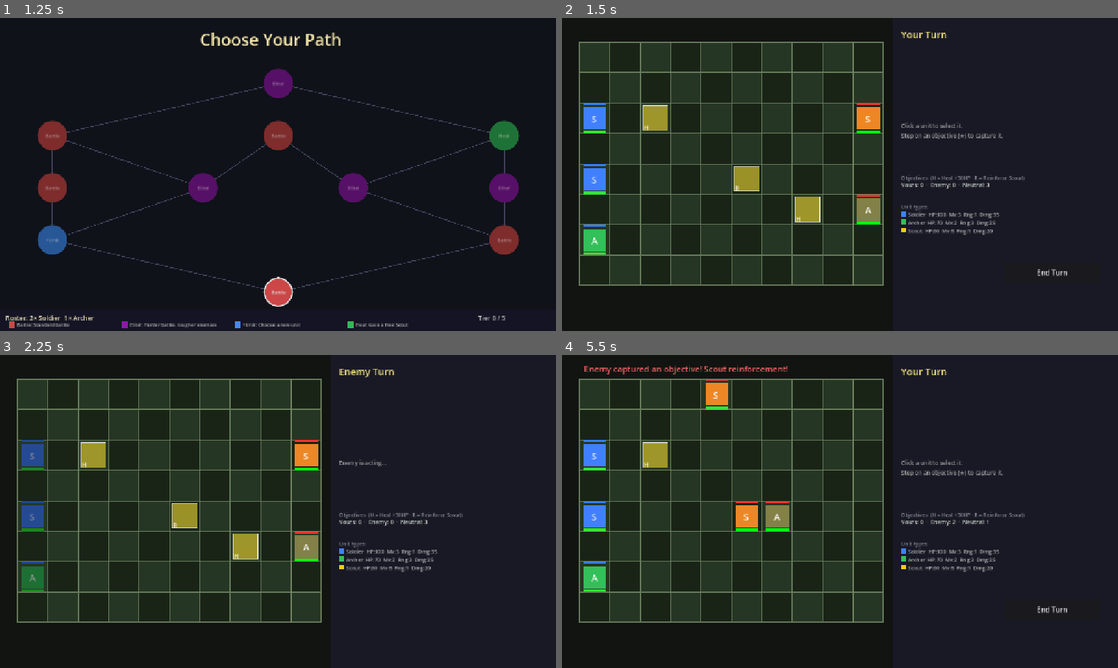
Above: before the commit, frames 1-4 (two rows, left to right).
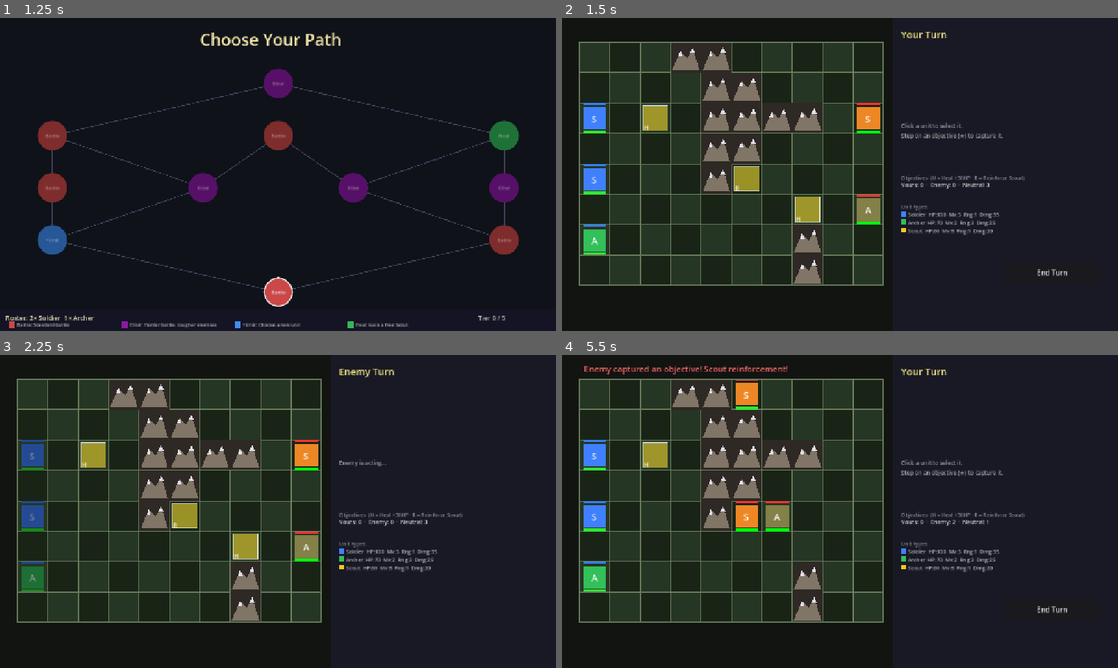
Above: after the commit, the same moments.

Repository: kabuumu/strategy-prototype
Game: Godot game, scene res://src/title/title.tscn
Same seed, same stepped clock (60 frames per second), same inputs: the game is played once before the commit and once after it.
Inputs (mouse positions are in pixels of both pictures, inside the frame that each line leads up to):
- Up to frame 1 (1.25 s): click "New Game" at 0.5 s
- Up to frame 2 (1.5 s): click "Battle" at 1.25 s
- Up to frame 3 (2.25 s): click "End Turn" at 2 s
- Up to frame 4 (5.5 s): move the mouse to (962, 495) at 2.77 s; click (962, 495) at 2.92 s; click "End Turn" at 3.5 s; move the mouse to (728, 527) at 4.27 s; click (728, 527) at 4.42 s; tap Enter at 5 s; move the mouse to (895, 442) at 5.02 s; click (895, 442) at 5.17 s

Frame 1 is identical in both runs. In frame 2, 2.9% of the frame differs, in the area x 19-47%, y 8-85%; in frame 3, 2.9%; in frame 4, 3.4%.

Commit message:
Add mountain terrain that blocks movement in battle
- Procedurally generate 3-5 mountain clusters per battle (seeded from
  tier/elite so terrain is consistent per encounter)
- Mountains placed only in cols 2-7, keeping spawn edges and objectives clear
- Draw mountains as double-peaked silhouettes with snow caps using polygons
- Replace Manhattan-diamond _get_move_cells() with BFS so mountains
  genuinely block paths, not just destination cells

Co-authored-by: Copilot <223556219+Copilot@users.noreply.github.com>

Diff:
--- a/src/battle/battle.gd
+++ b/src/battle/battle.gd
@@ -53,6 +53,11 @@
 var objectives: Array[Dictionary] = []
 
 # ---------------------------------------------------------------------------
+# Terrain — mountain cells block all movement through and onto them
+# ---------------------------------------------------------------------------
+var mountains: Array[Vector2i] = []
+
+# ---------------------------------------------------------------------------
 # UI
 # ---------------------------------------------------------------------------
 var _phase_label:      Label
@@ -66,6 +71,7 @@
 func _ready() -> void:
 	_build_ui()
 	_init_objectives()
+	_generate_terrain()
 	_spawn_units()
 	_update_ui()
 
@@ -80,6 +86,39 @@
 			"owner":    -1,
 			"type":     OBJECTIVE_TYPES[i],
 		})
+
+# ---------------------------------------------------------------------------
+# Terrain generation — deterministic per battle tier/elite flag
+# Mountains are placed in cols 2–7 (clear of spawn edges) in clusters.
+# ---------------------------------------------------------------------------
+func _generate_terrain() -> void:
+	mountains.clear()
+	var rng := RandomNumberGenerator.new()
+	rng.seed = GameManager.pending_battle_tier * 127 + (73 if GameManager.pending_battle_elite else 31)
+
+	# Cells that must stay passable (objectives + initial unit rows)
+	var reserved: Array[Vector2i] = []
+	for obj: Dictionary in objectives:
+		reserved.append(obj["grid_pos"])
+
+	var cluster_count := rng.randi_range(3, 5)
+	for _c in range(cluster_count):
+		var seed_cell := Vector2i(rng.randi_range(2, 7), rng.randi_range(0, GRID_ROWS - 1))
+		if seed_cell not in reserved and seed_cell not in mountains:
+			mountains.append(seed_cell)
+
+		# Grow each cluster 1–3 cells by attaching to existing mountain edges
+		var growth := rng.randi_range(1, 3)
+		for _g in range(growth):
+			var candidates: Array = []
+			for mc: Vector2i in mountains:
+				for dir: Vector2i in [Vector2i(1, 0), Vector2i(-1, 0), Vector2i(0, 1), Vector2i(0, -1)]:
+					var adj := mc + dir
+					if _valid_cell(adj) and adj.x >= 2 and adj.x <= 7 \
+							and adj not in mountains and adj not in reserved:
+						candidates.append(adj)
+			if not candidates.is_empty():
+				mountains.append(candidates[rng.randi() % candidates.size()])
 
 # ---------------------------------------------------------------------------
 # Custom drawing — grid tiles + objective highlights
@@ -107,6 +146,34 @@
 				color = Color(0.10, 0.14, 0.09)
 			draw_rect(rect, color)
 			draw_rect(rect, Color(0.45, 0.54, 0.40, 0.85), false, 1.5)
+
+	# Mountain tiles — drawn over the grid, block all movement
+	for m: Vector2i in mountains:
+		var bx: float = GRID_OFFSET.x + m.x * TILE_SIZE
+		var by: float = GRID_OFFSET.y + m.y * TILE_SIZE
+		draw_rect(Rect2(Vector2(bx, by), Vector2(TILE_SIZE - 1.0, TILE_SIZE - 1.0)),
+				Color(0.18, 0.16, 0.14))
+		# Mountain body — double-peaked silhouette
+		draw_polygon(
+			PackedVector2Array([
+				Vector2(bx + 3,  by + 64),
+				Vector2(bx + 22, by + 20),
+				Vector2(bx + 38, by + 36),
+				Vector2(bx + 50, by + 12),
+				Vector2(bx + 66, by + 64),
+			]),
+			PackedColorArray([Color(0.50, 0.46, 0.40)]))
+		# Snow caps
+		draw_polygon(
+			PackedVector2Array([
+				Vector2(bx + 17, by + 32), Vector2(bx + 22, by + 20), Vector2(bx + 27, by + 32)
+			]),
+			PackedColorArray([Color(0.88, 0.88, 0.93)]))
+		draw_polygon(
+			PackedVector2Array([
+				Vector2(bx + 44, by + 24), Vector2(bx + 50, by + 12), Vector2(bx + 56, by + 24)
+			]),
+			PackedColorArray([Color(0.88, 0.88, 0.93)]))
 
 	# Objectives drawn on top of the tiles (only while uncaptured)
 	for obj: Dictionary in objectives:
@@ -596,15 +663,31 @@
 func _get_move_cells(unit: Unit) -> Array[Vector2i]:
 	var occupied  := _occupied_cells_except(unit)
 	var range_val := unit.get_move_range()
-	var cells: Array[Vector2i] = []
-	for dx in range(-range_val, range_val + 1):
-		for dy in range(-range_val, range_val + 1):
-			if abs(dx) + abs(dy) > range_val:
-				continue
-			var cell := unit.grid_pos + Vector2i(dx, dy)
-			if _valid_cell(cell) and cell not in occupied:
-				cells.append(cell)
-	return cells
+
+	# BFS so mountains genuinely block paths, not just destination cells
+	var visited: Dictionary = {}
+	var queue: Array  = [{"pos": unit.grid_pos, "steps": 0}]
+	var result: Array[Vector2i] = []
+	visited[unit.grid_pos] = true
+
+	while not queue.is_empty():
+		var item: Dictionary = queue.pop_front()
+		var pos: Vector2i    = item["pos"]
+		var steps: int       = item["steps"]
+
+		if pos != unit.grid_pos and pos not in occupied:
+			result.append(pos)
+
+		if steps >= range_val:
+			continue
+
+		for dir: Vector2i in [Vector2i(1, 0), Vector2i(-1, 0), Vector2i(0, 1), Vector2i(0, -1)]:
+			var next := pos + dir
+			if _valid_cell(next) and next not in visited and next not in mountains:
+				visited[next] = true
+				queue.append({"pos": next, "steps": steps + 1})
+
+	return result
 
 func _get_attack_cells(attacker: Unit, targets: Array[Unit]) -> Array[Vector2i]:
 	var cells: Array[Vector2i] = []
